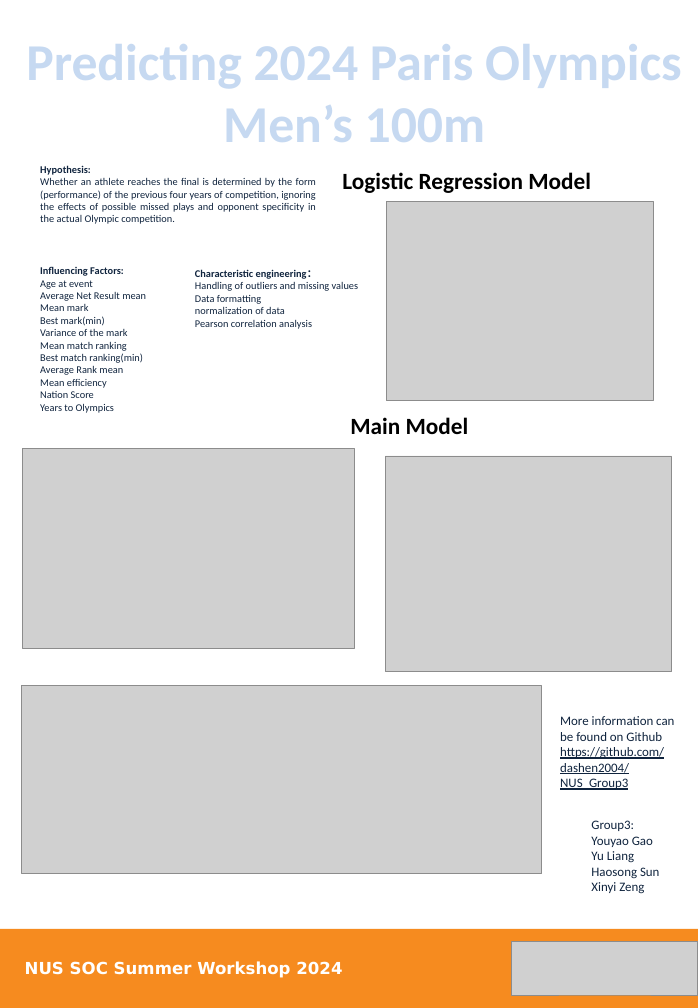
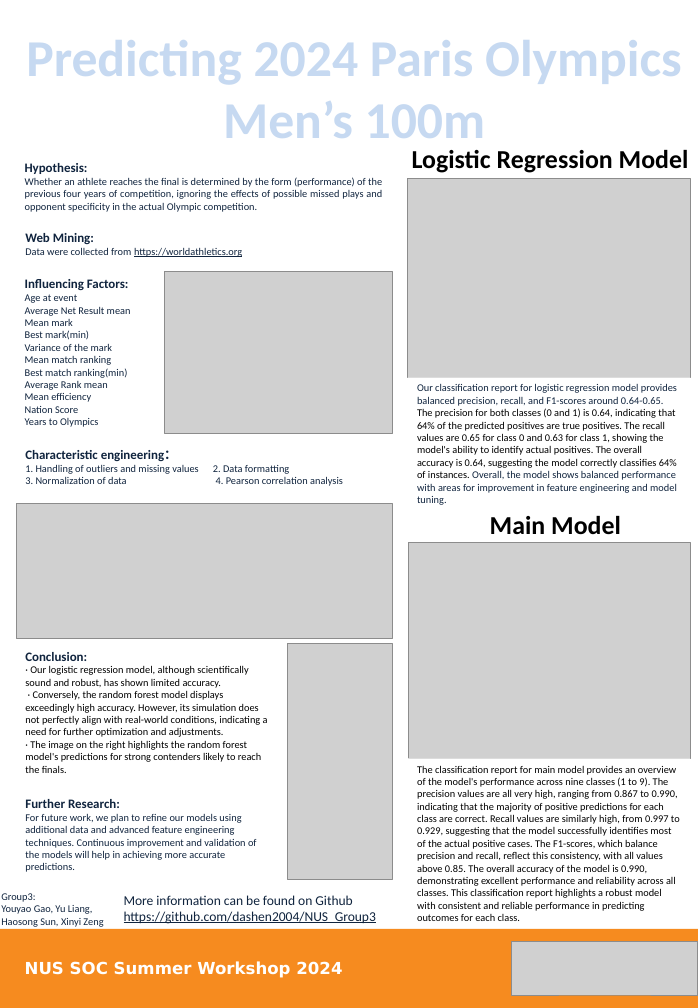
Before and after one commit to dashen2004/NUS_Group3, a slide deck: slide 1 of docs/myPoster.pptx. Drawn at 698x1008 pixels with LibreOffice and Linux fonts; fonts in the diff are those of the drawing; grey boxes stand for pictures; background and template pictures are left out. Boxes give left, top, right and bottom in pixels: in the first picture for what was removed or moved away, otherwise in the second. Text is boxed around its words. In the diff, an @@ line names an element or a change of style, - is before the commit and + after.

Commit message:
The latest version of poster which may send to acnvas

```diff
--- a/docs/myPoster.pptx
+++ b/docs/myPoster.pptx
@@ text "Predicting 2024 Paris Olympics Men’s ..." moved from (x1=26, y1=44, x2=682, y2=142) to (x1=26, y1=40, x2=682, y2=138) @@
@@ text "Logistic Regression Model" moved from (x1=342, y1=172, x2=591, y2=193) to (x1=412, y1=150, x2=689, y2=173) @@
@@ text "Logistic Regression Model" at (x1=412, y1=150, x2=689, y2=173): size 18 to 20 pt, letter outline none to #FFFFFF 0.75 pt @@
@@ text "Hypothesis:" moved from (x1=40, y1=165, x2=316, y2=224) to (x1=25, y1=163, x2=382, y2=212) @@
@@ text at (x1=25, y1=163, x2=88, y2=174): size 8 to 10 pt in "Hypothesis:" @@
@@ picture resized from (x1=386, y1=202, x2=653, y2=401) to (x1=408, y1=179, x2=690, y2=378) @@
@@ text added at (x1=25, y1=233, x2=242, y2=257), 8 pt, text #0F243E @@
+Web Mining:
+Data were collected from https://worldathletics.org
@@ text "Influencing Factors:" moved from (x1=40, y1=266, x2=146, y2=413) to (x1=25, y1=279, x2=131, y2=427) @@
@@ text at (x1=25, y1=279, x2=129, y2=290): size 8 to 10 pt in "Influencing Factors:" @@
@@ picture added at (x1=165, y1=272, x2=392, y2=434) @@
@@ rectangle added at (x1=408, y1=377, x2=690, y2=512), fill #FFFFFF at 70% opacity, 8 pt, text #000000 @@
+Our classification report for logistic regression model provides balanced precision, recall, and F1-scores around 0.64-0.65. The precision for both classes (0 and 1) is 0.64, indicating that 64% of the predicted positives are true positives. The recall values are 0.65 for class 0 and 0.63 for class 1, showing the model's ability to identify actual positives. The overall accuracy is 0.64, suggesting the model correctly classifies 64% of instances. Overall, the model shows balanced performance with areas for improvement in feature engineering and model tuning.
@@ text "Characteristic engineering：" moved from (x1=195, y1=269, x2=359, y2=329) to (x1=25, y1=450, x2=343, y2=486) @@
@@ picture removed at (x1=22, y1=449, x2=354, y2=649) @@
@@ text at (x1=25, y1=465, x2=343, y2=486): text changed @@
-Handling of outliers and missing values
-Data formatting
-normalization of data
-Pearson correlation analysis
+1. Handling of outliers and missing values 2. Data formatting
+3. Normalization of data 4. Pearson correlation analysis
@@ text at (x1=25, y1=450, x2=177, y2=461): size 8 to 10 pt in "Characteristic engineering：" @@
@@ picture resized from (x1=22, y1=686, x2=543, y2=874) to (x1=16, y1=504, x2=392, y2=639) @@
@@ text "Main Model" moved from (x1=350, y1=417, x2=469, y2=434) to (x1=490, y1=516, x2=621, y2=535) @@
@@ text "Main Model" at (x1=490, y1=516, x2=621, y2=535): size 18 to 20 pt, letter outline none to #FFFFFF 0.75 pt; alignment left to centre @@
@@ picture resized from (x1=385, y1=456, x2=671, y2=672) to (x1=409, y1=543, x2=691, y2=758) @@
@@ text added at (x1=25, y1=652, x2=268, y2=773), 8 pt, text #000000 @@
+Conclusion:
+· Our logistic regression model, although scientifically sound and robust, has shown limited accuracy.
+· Conversely, the random forest model displays exceedingly high accuracy. However, its simulation does not perfectly align with real-world conditions, indicating a need for further optimization and adjustments.
+· The image on the right highlights the random forest model's predictions for strong contenders likely to reach the finals.
@@ picture added at (x1=287, y1=644, x2=392, y2=879) @@
@@ rectangle added at (x1=408, y1=758, x2=690, y2=931), fill #FFFFFF at 70% opacity, 8 pt, text #000000 @@
+The classification report for main model provides an overview of the model's performance across nine classes (1 to 9). The precision values are all very high, ranging from 0.867 to 0.990, indicating that the majority of positive predictions for each class are correct. Recall values are similarly high, from 0.997 to 0.929, suggesting that the model successfully identifies most of the actual positive cases. The F1-scores, which balance precision and recall, reflect this consistency, with all values above 0.85. The overall accuracy of the model is 0.990, demonstrating excellent performance and reliability across all classes. This classification report highlights a robust model with consistent and reliable performance in predicting outcomes for each class.
@@ text added at (x1=25, y1=799, x2=257, y2=872), 8 pt, text #0F243E @@
+Further Research:
+For future work, we plan to refine our models using additional data and advanced feature engineering techniques. Continuous improvement and validation of the models will help in achieving more accurate predictions.
@@ text "Group3:" moved from (x1=591, y1=820, x2=659, y2=894) to (x1=1, y1=893, x2=103, y2=927) @@
@@ text at (x1=1, y1=893, x2=35, y2=902): size 10 to 8 pt in "Group3:" @@
@@ rectangle "More information can be found ..." resized from (x1=560, y1=716, x2=674, y2=790) to (x1=114, y1=887, x2=392, y2=931) @@
@@ rectangle "More information can be found ..." at (x1=114, y1=887, x2=392, y2=931): size 10 to 10.5 pt; fill none to #FFFFFF at 70% opacity @@
@@ text at (x1=1, y1=905, x2=103, y2=927): text changed; size 10 to 8 pt @@
-Youyao Gao
-Yu Liang
-Haosong Sun
-Xinyi Zeng
+Youyao Gao, Yu Liang, Haosong Sun, Xinyi Zeng
```
